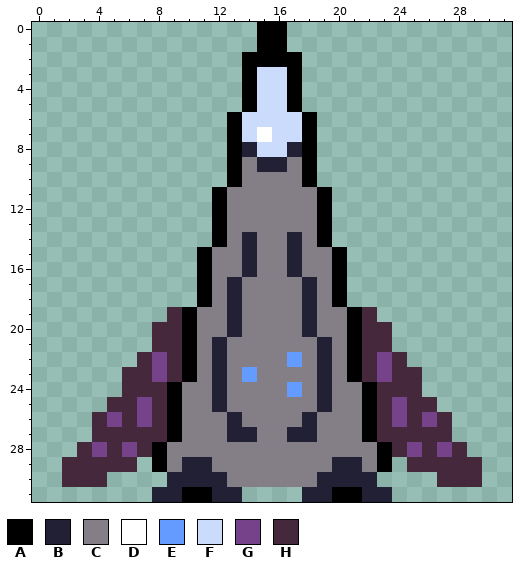
One commit to this pixel-art sprite: art/Player.png. The picture above was drawn from the file before the commit.
The file is 32x32 pixels.
Palette (. is transparent): A #000000  B #222034  C #847e87  D #ffffff  E #639bff  F #cbdbfc  G #76428a  H #45283c
Pixels before, first column x 2:
 0 .............AA.............
 1 .............AA.............
 2 ............AAAA............
 3 ............AFFA............
 4 ............AFFA............
 5 ............AFFA............
 6 ...........AFFFFA...........
 7 ...........AFDFFA...........
 8 ...........ABFFBA...........
 9 ...........ACBBCA...........
10 ...........ACCCCA...........
11 ..........ACCCCCCA..........
12 ..........ACCCCCCA..........
13 ..........ACCCCCCA..........
14 ..........ACBCCBCA..........
15 .........ACCBCCBCCA.........
16 .........ACCBCCBCCA.........
17 .........ACBCCCCBCA.........
18 .........ACBCCCCBCA.........
19 .......HACCBCCCCBCCAH.......
20 ......HHACCBCCCCBCCAHH......
21 ......HHACBCCCCCCBCAHH......
22 .....HGHACBCCCCECBCAHGH.....
23 ....HHGHACBCECCCCBCAHGHH....
24 ....HHHACCBCCCCECBCCAHHH....
25 ...HHGHACCBCCCCCCBCCAHGHH...
26 ..HGHGHACCCBCCCCBCCCAHGHGH..
27 ..HHHHHACCCBBCCBBCCCAHHHHH..
28 .HGHGHACCCCCCCCCCCCCCAHGHGH.
29 HHHHH.ACBBCCCCCCCCBBCA.HHHHH
30 HHH....BBBBCCCCCCBBBB....HHH
31 ......BBAABB....BBAABB......
And afterwards:
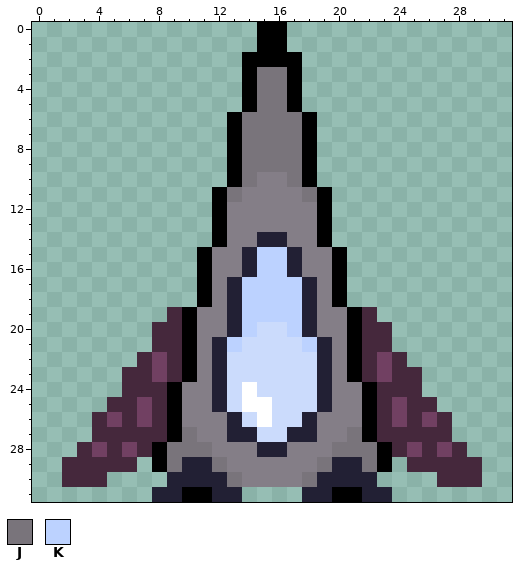
Colours new in this view: J #79747b  K #bcd2ff
The exact change:
colour G: #76428a -> #714062
Changed rows in their new state; - is a pixel that keeps its letter.
first column x 9:
 3 ------JJ------
 4 ------JJ------
 5 ------JJ------
 6 -----JJJJ-----
 7 -----JJJJ-----
 8 -----JJJJ-----
 9 -----JJJJ-----
10 -----J--J-----
11 ----J----J----
14 -----CBBC-----
15 ------KK------
16 ------KK------
17 -----KKKK-----
18 -----KKKK-----
19 -----KKKK-----
20 -----KFFK-----
21 ----KFFFFK----
22 ----FFFFFF----
23 ----FFFFFF----
24 ----FDFFFF----
25 ----FDDFFF----
26 -----FDFF-----
27 -J----FF----J-
28 JJJ---BB---JJJ
29 J--J------J--J
30 ----J----J----
